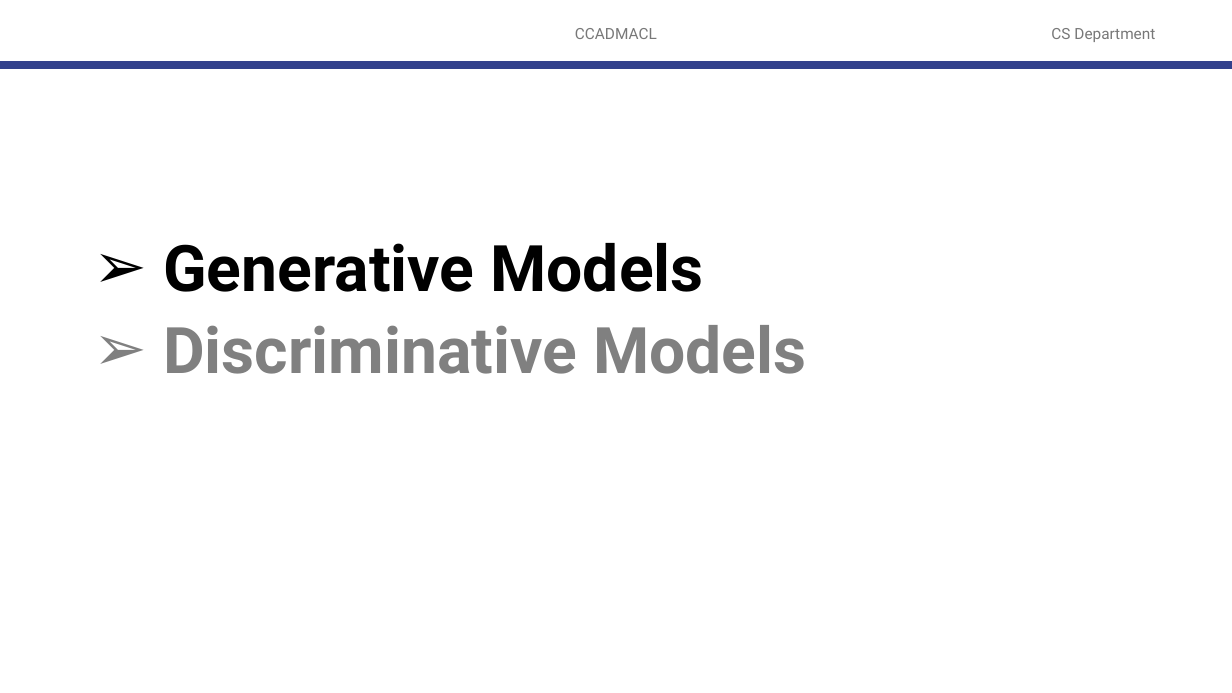
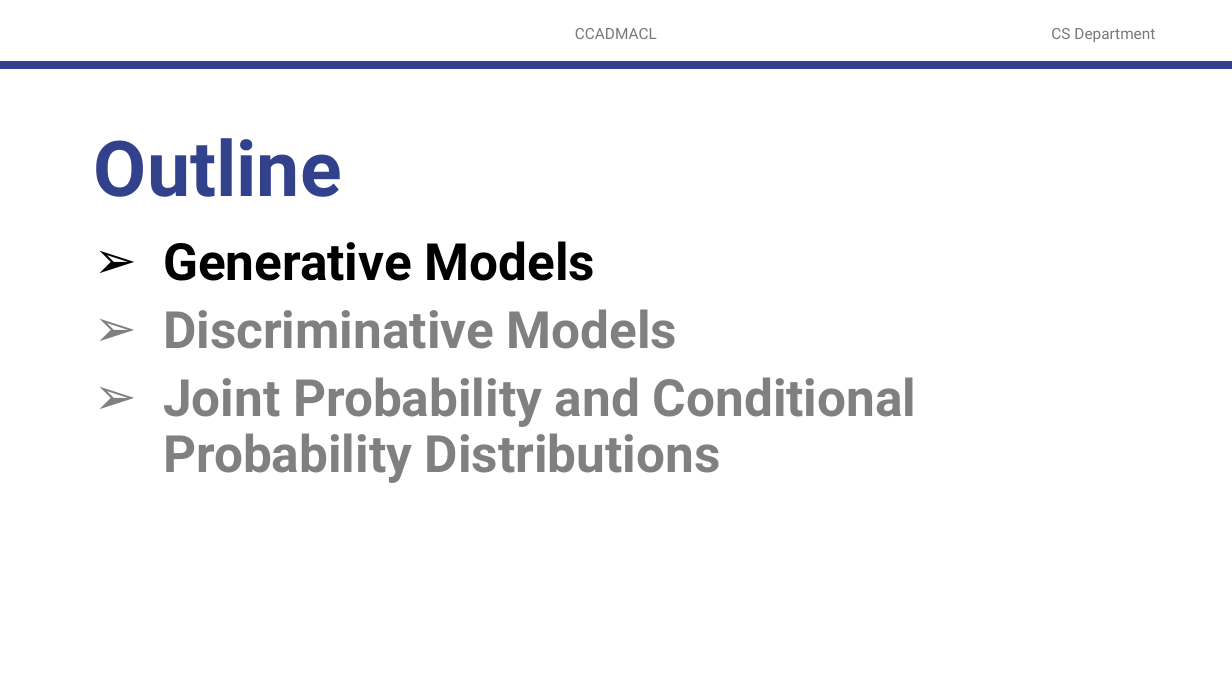
Before and after one commit to robitussin/CCADMACL, a slide deck: slide 2 of 1 - Generative vs Discriminative Models/Generative vs Discriminatve Models.pptx (slide 3 before the commit). Drawn at 1232x693 pixels with LibreOffice and Linux fonts; fonts in the diff are those of the drawing; background and template pictures are left out. Boxes give left, top, right and bottom in pixels: in the first picture for what was removed or moved away, otherwise in the second. Text is boxed around its words. In the diff, an @@ line names an element or a change of style, - is before the commit and + after.

```diff
--- a/1 - Generative vs Discriminative Models/Generative vs Discriminatve Models.pptx
+++ b/1 - Generative vs Discriminative Models/Generative vs Discriminatve Models.pptx
@@ text added at bbox=[94, 138, 342, 197], 60 pt, text #32418C, bold @@
+Outline
@@ text at bbox=[163, 241, 678, 349]: size 50 to 40 pt in "Generative Models", "Discriminative Models" @@
@@ text at bbox=[163, 377, 917, 483]: paragraph added @@
+➢ Joint Probability and Conditional Probability Distributions
```
Also in this commit, not shown: 9 other slides changed, 6 slides added, 3 slides removed.
